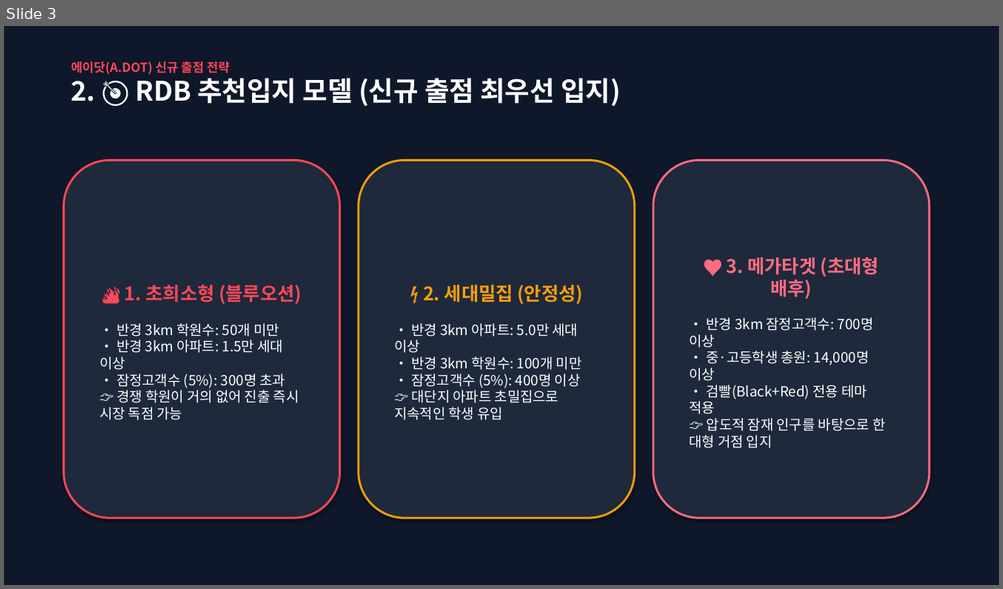
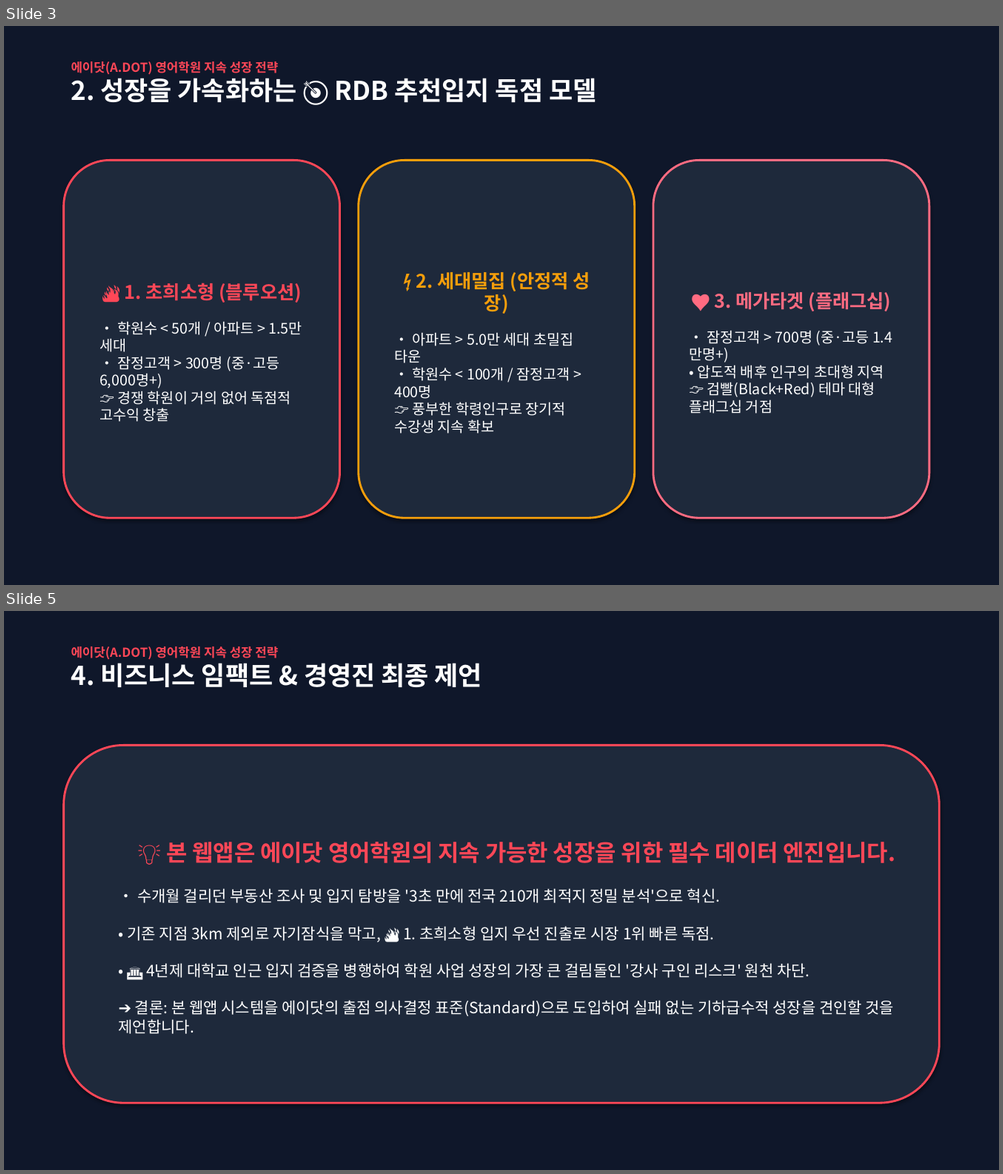
Before and after one commit to adotoperation/adotinformationmap, a slide deck: adot_expansion_presentation.pptx. Shown one above the other, each under a label of ours: slide 3 before the commit, slides 3 and 5 after it; the slides between them are not shown. The pictures are 1003x589 and 1003x1174 pixels, drawn with LibreOffice and Linux fonts; fonts in the diff are those of the drawing. Boxes give left, top, right and bottom in pixels: in the first picture for what was removed or moved away, otherwise in the second. Text is boxed around its words. In the diff, an @@ line names an element or a change of style, - is before the commit and + after.

```diff
--- a/adot_expansion_presentation.pptx
+++ b/adot_expansion_presentation.pptx
@@ slide 5 added at [4, 611, 999, 1170], background #FFFFFF @@
@@ rectangle added at [4, 611, 999, 1170], fill #0F172A @@
@@ text added at [71, 647, 482, 687], 12 pt, text #FF4757, bold @@
+에이닷(A.DOT) 영어학원 지속 성장 전략
+4. 비즈니스 임팩트 & 경영진 최종 제언
@@ rounded rectangle added at [64, 745, 939, 1103], fill #1E293B, outline #FF4757 2 pt, 15 pt, text #FFFFFF @@
+💡 본 웹앱은 에이닷 영어학원의 지속 가능한 성장을 위한 필수 데이터 엔진입니다.
+• 수개월 걸리던 부동산 조사 및 입지 탐방을 '3초 만에 전국 210개 최적지 정밀 분석'으로 혁신.
+• 기존 지점 3km 제외로 자기잠식을 막고, 🔥 1. 초희소형 입지 우선 진출로 시장 1위 빠른 독점.
+• 🏛️ 4년제 대학교 인근 입지 검증을 병행하여 학원 사업 성장의 가장 큰 걸림돌인 '강사 구인 리스크' 원천 차단.
+➔ 결론: 본 웹앱 시스템을 에이닷의 출점 의사결정 표준(Standard)으로 도입하여 실패 없는 기하급수적 성장을 견인할 것을 제언합니다.
@@ slide 3 changed as well @@
@@ text at [71, 62, 596, 103]: text changed; size 26 to 25 pt @@
-에이닷(A.DOT) 신규 출점 전략
-2. 🎯 RDB 추천입지 모델 (신규 출점 최우선 입지)
+에이닷(A.DOT) 영어학원 지속 성장 전략
+2. 성장을 가속화하는 🎯 RDB 추천입지 독점 모델
@@ text in rounded rectangle at [394, 272, 590, 434]: text changed; size 13.5 to 14 pt @@
-⚡ 2. 세대밀집 (안정성)
-• 반경 3km 아파트: 5.0만 세대 이상
-• 반경 3km 학원수: 100개 미만
-• 잠정고객수 (5%): 400명 이상
-👉 대단지 아파트 초밀집으로 지속적인 학생 유입
+⚡ 2. 세대밀집 (안정적 성장)
+• 아파트 > 5.0만 세대 초밀집 타운
+• 학원수 < 100개 / 잠정고객 > 400명
+👉 풍부한 학령인구로 장기적 수강생 지속 확보
@@ text in rounded rectangle at [688, 292, 892, 414]: text changed; size 13.5 to 14 pt @@
-🖤 3. 메가타겟 (초대형 배후)
-• 반경 3km 잠정고객수: 700명 이상
-• 중·고등학생 총원: 14,000명 이상
-• 검빨(Black+Red) 전용 테마 적용
-👉 압도적 잠재 인구를 바탕으로 한 대형 거점 입지
+🖤 3. 메가타겟 (플래그십)
+• 잠정고객 > 700명 (중·고등 1.4만명+)
+• 압도적 배후 인구의 초대형 지역
+👉 검빨(Black+Red) 테마 대형 플래그십 거점
@@ text in rounded rectangle at [99, 321, 301, 422]: text changed; size 13.5 to 14 pt @@
-• 반경 3km 학원수: 50개 미만
-• 반경 3km 아파트: 1.5만 세대 이상
-• 잠정고객수 (5%): 300명 초과
-👉 경쟁 학원이 거의 없어 진출 즉시 시장 독점 가능
+• 학원수 < 50개 / 아파트 > 1.5만 세대
+• 잠정고객 > 300명 (중·고등 6,000명+)
+👉 경쟁 학원이 거의 없어 독점적 고수익 창출
```
Also in this commit, not shown: 3 other slides changed, 1 slide removed, 1 other file.
